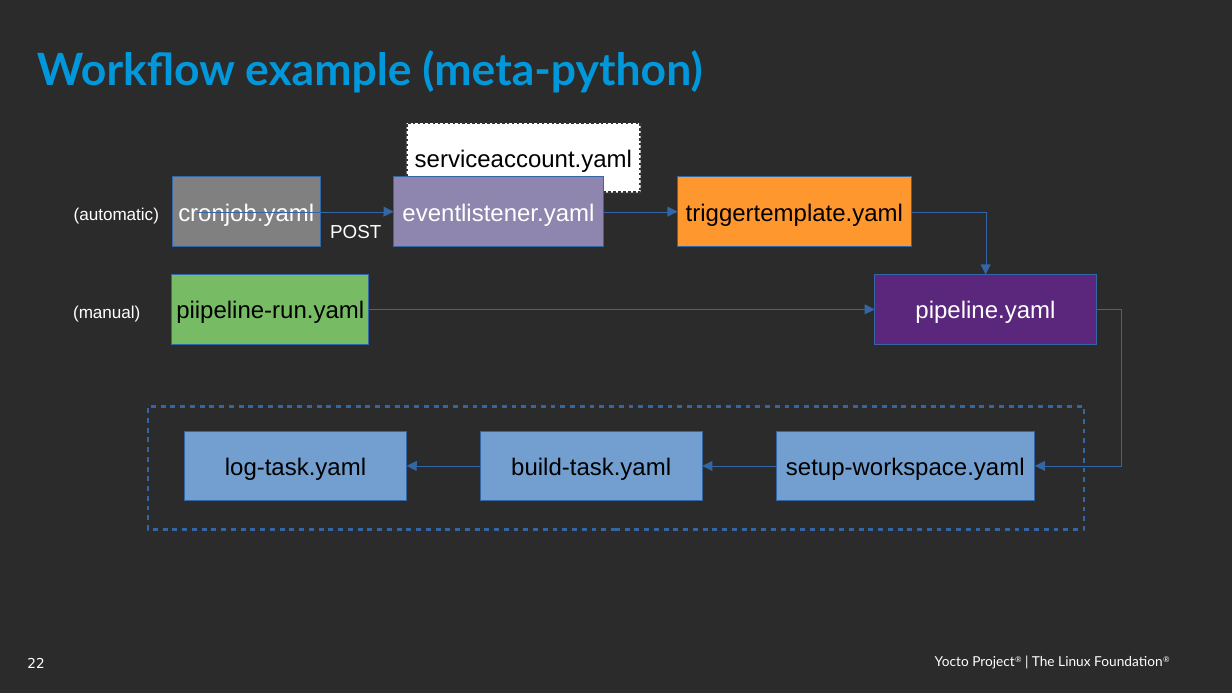
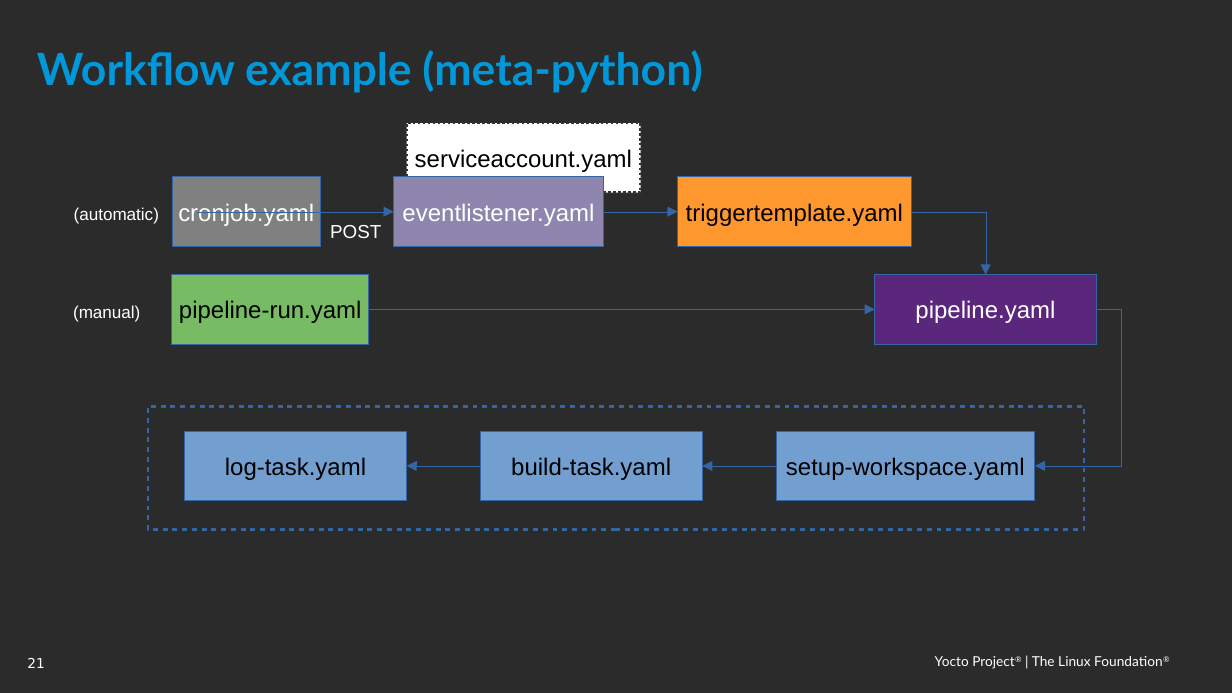
Before and after one commit to threexc/yocto-tekton, a slide deck: slide 21 of yddtalk/YP_DevDay_k8s_tekton.odp (slide 22 before the commit). Drawn at 1232x693 pixels with LibreOffice and Linux fonts; fonts in the diff are those of the drawing; background and template pictures are left out; a plain dark background stands for a picture behind light text. Boxes give left, top, right and bottom in pixels: in the first picture for what was removed or moved away, otherwise in the second. Text is boxed around its words. In the diff, an @@ line names an element or a change of style, - is before the commit and + after.

```diff
--- a/yddtalk/YP_DevDay_k8s_tekton.odp
+++ b/yddtalk/YP_DevDay_k8s_tekton.odp
@@ text in rectangle at (179, 300, 362, 323): text changed @@
-piipeline-run.yaml
+pipeline-run.yaml
@@ page number at (27, 658, 44, 668): text changed @@
-22
+21
```
Also in this commit, not shown: 3 other slides changed, 1 slide removed.
